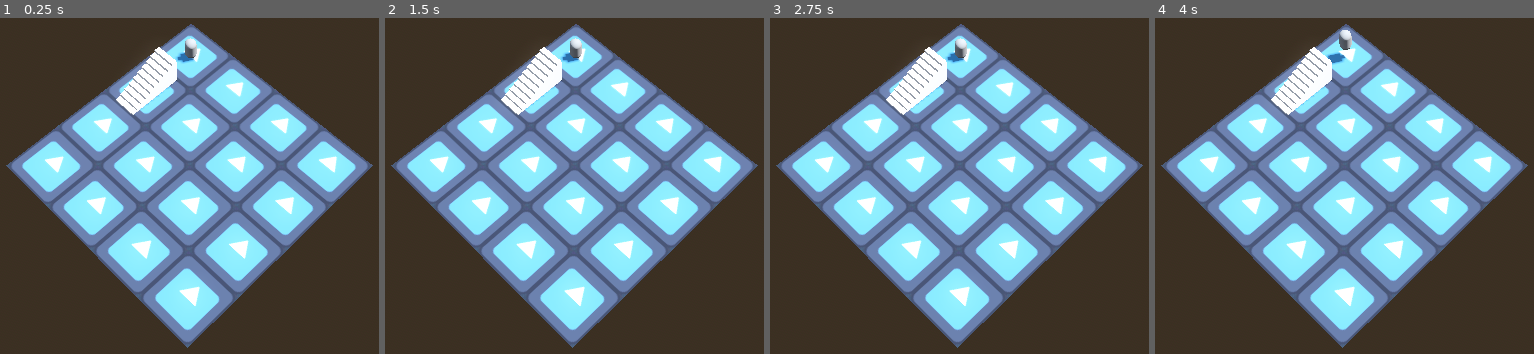
Above: before the commit, frames 1-4 (left to right).
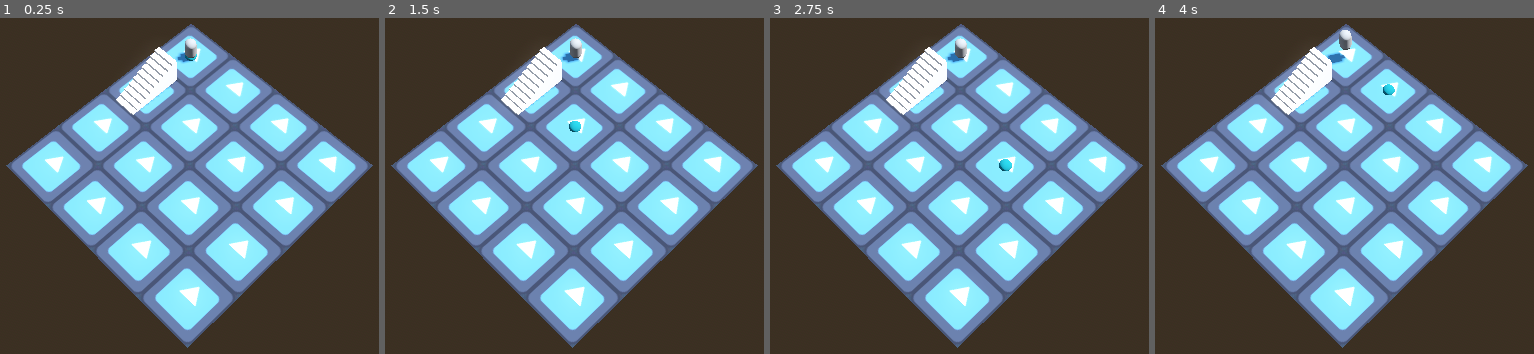
Above: after the commit, the same moments.

Repository: mark00vka/DeceptionWizards
Game: Godot game, scene res://main.tscn
Same seed, same stepped clock (60 frames per second), same inputs: the game is played once before the commit and once after it. The engine's default icon, where the game draws it, is replaced by a stand-in: a white triangle on a blue panel in a dark square.
Inputs:
- Up to frame 1 (0.25 s): no input
- Up to frame 2 (1.5 s): tap Enter (ui_accept) at 0.5, 0.77, 1.25 s; hold D (right) 0.53-1.28 s; hold S (back) from 1.28 s (still down)
- Up to frame 3 (2.75 s): tap Enter (ui_accept) at 1.52, 2 s; release S (back) at 2.03 s; hold D (right) from 2.03 s (still down)
- Up to frame 4 (4 s): tap Enter (ui_accept) at 2.75, 3.02, 3.5, 3.77 s; release D (right) at 2.78 s; hold W (forward) 2.78-3.53 s; hold A (left) from 3.53 s (still down)

The runs differ from the first frame. In frame 1, less than 0.1% of the frame differs, in the area x 48-52%, y 10-13%; in frame 2, less than 0.1%; in frame 3, 0.1%, in the area x 60-64%, y 41-46%; in frame 4, less than 0.1%.

Commit message:
add tileSelector

Diff:
--- /dev/null
+++ b/globals/global.gd
@@ -0,0 +1,3 @@
+extends Node
+
+var building_phase: bool = false
--- a/main.gd
+++ b/main.gd
@@ -4,10 +4,17 @@
 const GROUND_TILE = preload("res://tiles/ground_tile/ground_tile.tscn")
 const BOUNDARY_TILE = preload("res://boundary_tile.tscn")
 const STAIRS = preload("res://tiles/stairs/stairs.tscn")
+const TILE_SELECTOR = preload("res://tile_selector.tscn")
 
 @export var map_size : Vector3i = Vector3i(4, 4, 4)
 @export var tile_size : float = 5.0
 @export var tile_height : float = 2.5
+
+var grid: Array[Array] = []
+var row: Array[Tile] = []
+var tile_selector = TILE_SELECTOR.instantiate()
+var tile_selector_pos = Vector2i(0, 0)
+var tile_selector_lvl: int = 0
 
 func tilemap_to_global(pos: Vector2i, level : int = 0):
 	return Vector3(pos.x, 0, pos.y) * tile_size + Vector3.UP * level * tile_height
@@ -15,20 +22,39 @@
 func _ready() -> void:
 	generate_grid()
 	place_item(STAIRS, Vector2i(0, 1),  0, 1)
+	start_building_phase()
+
+func _input(event: InputEvent) -> void:
+		if Global.building_phase:
+			if event.is_action_pressed("forward"):
+				if(tile_selector_pos.y-1) in  range(map_size.y): tile_selector_pos += Vector2i(0, -1)
+			if event.is_action_pressed("back"):
+				if(tile_selector_pos.y+1) in  range(map_size.y): tile_selector_pos += Vector2i(0, 1)
+			if event.is_action_pressed("right"):
+				if(tile_selector_pos.x+1) in  range(map_size.x): tile_selector_pos += Vector2i(1, 0)
+			if event.is_action_pressed("left"):
+				if(tile_selector_pos.x-1) in  range(map_size.x): tile_selector_pos += Vector2i(-1, 0)
+			tile_selector.global_position = tilemap_to_global(tile_selector_pos, tile_selector_lvl)
+
+
+
 
 func generate_grid():
 	for i in range(-1, map_size.x+2):
+		row = []
 		for j in range(-1, map_size.y+2):
-
 			if(i in range(map_size.x) and j in range(map_size.y)):
 				generate_tile(i, j)
 			else:
 				generate_boundary_tile(i, j)
+		if i in range(map_size.x): grid.append(row)
+	print(grid)
 
 func generate_tile(x: int, y: int):
 	var tile =  GROUND_TILE.instantiate()
 	add_child(tile, true)
 	tile.global_position = tilemap_to_global(Vector2i(x, y))
+	row.append(tile)
 
 func generate_boundary_tile(x: int, y: int):
 	var boundary_tile =  BOUNDARY_TILE.instantiate()
@@ -40,3 +66,12 @@
 	add_child(inst, true)
 	inst.global_position = tilemap_to_global(pos, level)
 	inst.global_rotation.y = rot * PI / 2
+
+func start_building_phase():
+	Global.building_phase = true
+	add_child(tile_selector, true)
+	tile_selector.global_position = tilemap_to_global(Vector2i(0,0))
+
+func end_building_phase():
+	Global.building_phase = false
+	remove_child(tile_selector)
--- a/project.godot
+++ b/project.godot
@@ -14,6 +14,10 @@
 run/main_scene="res://main.tscn"
 config/features=PackedStringArray("4.3", "Forward Plus")
 config/icon="res://icon.svg"
+
+[autoload]
+
+Global="*res://globals/global.gd"
 
 [input]
 
@@ -57,6 +61,16 @@
 "events": [Object(InputEventKey,"resource_local_to_scene":false,"resource_name":"","device":-1,"window_id":0,"alt_press …(195 unchanged characters)…
 ]
 }
+higher_level={
+"deadzone": 0.5,
+"events": [Object(InputEventKey,"resource_local_to_scene":false,"resource_name":"","device":-1,"window_id":0,"alt_pressed":false,"shift_pressed":false,"ctrl_pressed":false,"meta_pressed":false,"pressed":false,"keycode":0,"physical_keycode":81,"key_label":0,"unicode":113,"location":0,"echo":false,"script":null)
+]
+}
+lower_level={
+"deadzone": 0.5,
+"events": [Object(InputEventKey,"resource_local_to_scene":false,"resource_name":"","device":-1,"window_id":0,"alt_pressed":false,"shift_pressed":false,"ctrl_pressed":false,"meta_pressed":false,"pressed":false,"keycode":0,"physical_keycode":69,"key_label":0,"unicode":101,"location":0,"echo":false,"script":null)
+]
+}
 
 [layer_names]
 
--- /dev/null
+++ b/tile_selector.tscn
@@ -0,0 +1,10 @@
+[gd_scene load_steps=3 format=3 uid="uid://kinit4vm8nv3"]
+
+[sub_resource type="StandardMaterial3D" id="StandardMaterial3D_t2b6i"]
+albedo_color = Color(0, 0.463339, 0.511076, 1)
+
+[sub_resource type="SphereMesh" id="SphereMesh_e03cg"]
+material = SubResource("StandardMaterial3D_t2b6i")
+
+[node name="TileSelector" type="MeshInstance3D"]
+mesh = SubResource("SphereMesh_e03cg")
Not shown, added: maiEFB9.tmp
